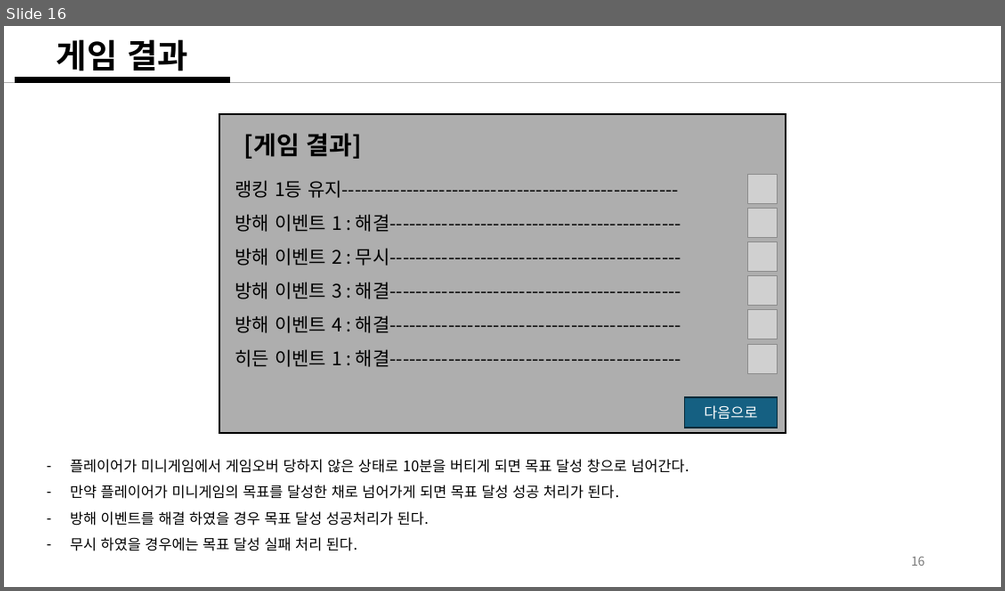
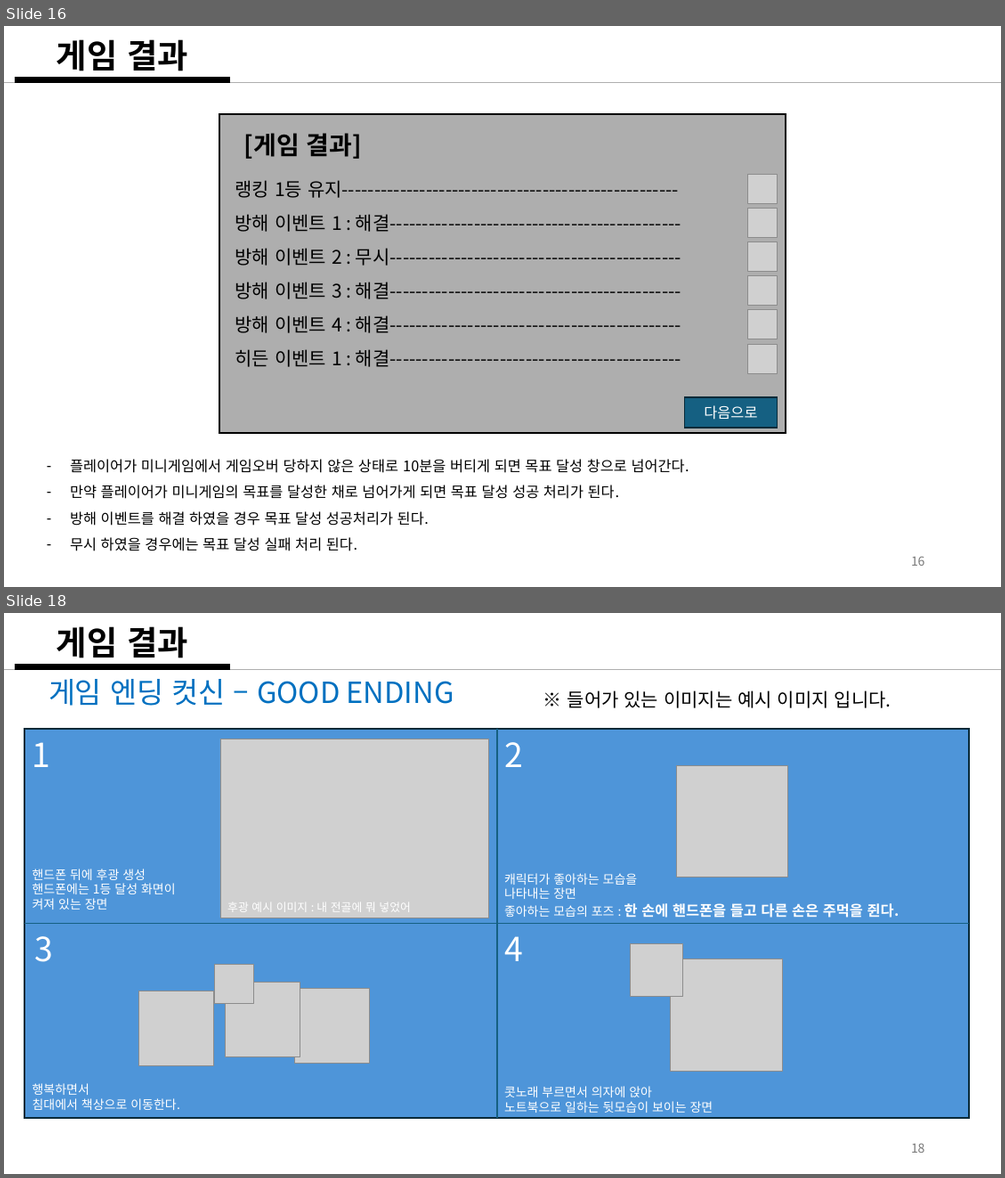
Before and after one commit to weariness00/Mandle_10Minute_Game, a slide deck: document/Please Leave me alone!.pptx. Shown one above the other, each under a label of ours: slide 16 before the commit, slides 16 and 18 after it; the slides between them are not shown. The pictures are 1005x591 and 1005x1178 pixels, drawn with LibreOffice and Linux fonts; fonts in the diff are those of the drawing; grey boxes stand for pictures. Boxes give left, top, right and bottom in pixels: in the first picture for what was removed or moved away, otherwise in the second. Text is boxed around its words. In the diff, an @@ line names an element or a change of style, - is before the commit and + after.

Commit message:
엔딩예시 이미지 추가, 알람이벤트추가,루프 이벤트 속성추가

```diff
--- a/document/Please Leave me alone!.pptx
+++ b/document/Please Leave me alone!.pptx
@@ slide 18 added at [4,613,1001,1174], background #FFFFFF @@
@@ text added at [57,626,188,658], 32 pt, text #000000, bold @@
+게임 결과
@@ line added from (4, 670) to (1001, 670), #AEAEAE 1.5 pt @@
@@ line added from (15, 666) to (231, 666), #000000 6 pt @@
@@ text added at [48,679,454,706], 28 pt, text #0070C0 @@
+게임 엔딩 컷신 – GOOD ENDING
@@ text added at [567,690,891,708], 18 pt, text #000000 @@
+※ 들어가 있는 이미지는 예시 이미지 입니다.
@@ rectangle added at [25,729,970,1118], fill #4E95D9, outline #092A39 1.5 pt @@
@@ text added at [32,742,51,767], 32 pt, text #FFFFFF @@
+1
@@ picture added at [220,738,488,917] @@
@@ line added from (497, 729) to (497, 1118), #156082 1.5 pt @@
@@ text added at [504,742,523,767], 32 pt, text #FFFFFF @@
+2
@@ picture added at [676,765,788,877] @@
@@ text added at [32,868,176,909], 12 pt, text #FFFFFF @@
+핸드폰 뒤에 후광 생성
+핸드폰에는 1등 달성 화면이
+켜져 있는 장면
@@ text added at [504,873,899,917], 12 pt, text #FFFFFF @@
+캐릭터가 좋아하는 모습을
+나타내는 장면
+좋아하는 모습의 포즈 : 한 손에 핸드폰을 들고 다른 손은 주먹을 쥔다.
@@ text added at [227,902,410,912], 11 pt, text #FFFFFF @@
+후광 예시 이미지 : 내 전골에 뭐 넣었어
@@ line added from (25, 924) to (970, 924), #156082 1.5 pt @@
@@ text added at [35,936,54,962], 32 pt, text #FFFFFF @@
+3
@@ text added at [504,936,523,961], 32 pt, text #FFFFFF @@
+4
@@ picture added at [630,943,683,997] @@
@@ picture added at [671,958,783,1070] @@
@@ picture added at [215,965,254,1004] @@
@@ picture added at [226,982,300,1057] @@
@@ picture added at [138,990,213,1065] @@
@@ picture added at [294,988,369,1062] @@
@@ text added at [32,1083,180,1110], 12 pt, text #FFFFFF @@
+행복하면서
+침대에서 책상으로 이동한다.
@@ text added at [504,1086,713,1112], 12 pt, text #FFFFFF @@
+콧노래 부르면서 의자에 앉아
+노트북으로 일하는 뒷모습이 보이는 장면
@@ page number added at [911,1143,925,1152], 12 pt, text #797979 @@
+18
```
Also in this commit, not shown: 1 slide changed, 1 other slide added, 4 other files.
